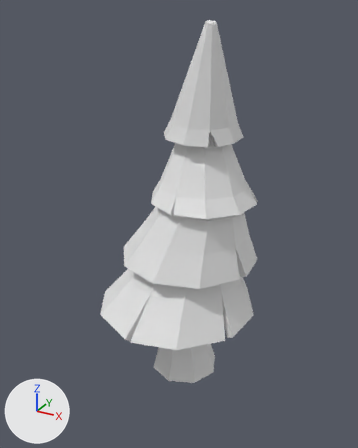
The FBX model Assets/Art/Models/Pine.fbx as it was, and as the next commit left it.
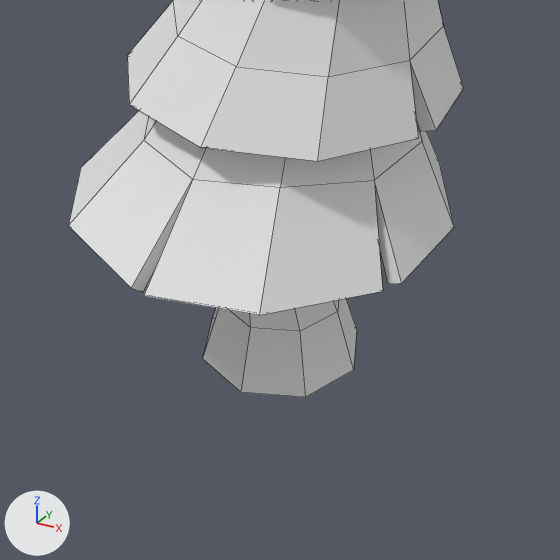
Each version appears first whole from a camera (50 mm lens) standing at (4.55, -8.56, 7.89) and looking at (-0.16, 0.01, 3.61), and next in a close-up on the part from 20% to 83% of the width and 50% to 100% of the height. Every picture has the same lights, and +X, +Y and +Z are marked at lower left. The first two pictures are the older version. The close-ups show mesh edges as thin lines. Where no turn or scale is listed for an object, it has been applied to the vertices.
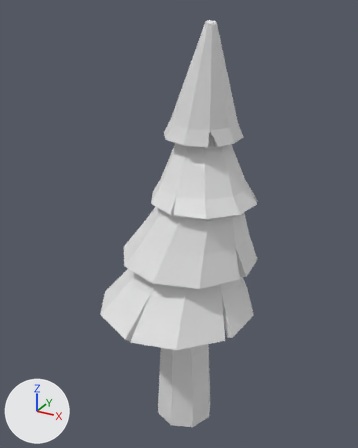
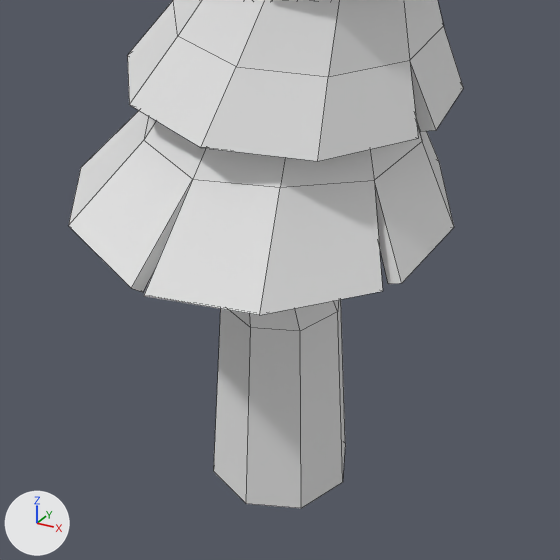
Boxes [x1, y1, x2, y2] around the edits, measured in the close-ups (560 x 560 px):
```json
{"object": "Cylinder", "change": "reshaped", "before": [203, 298, 357, 397], "after": [214, 299, 345, 508]}
```

Edits to the scene script, one JSON object a line:
```json
{"block": "me_cylinder", "where": "# used by ob_cylinder; location = (0.0, 0.0, 1.01)"}
{"op": "remove", "block": "me_cylinder", "code": "me_cylinder.from_pydata(...)  # 56 vertices, 50 faces; spans x -0.77..0.77, y -0.77..0.77, z -1.0..6.52"}
{"op": "add", "block": "me_cylinder", "code": "me_cylinder.from_pydata(...)  # 56 vertices, 50 faces; spans x -0.7..0.73, y -0.7..0.7, z -2.43..6.52"}
{"block": "me_cylinder", "change": "me_cylinder part 1"}
{"op": "set", "path": "me_cylinder.vertices[0].co", "old": "(0.0, 0.77, -1.0)", "new": "(0.0, 0.7, -2.43)"}
{"op": "set", "path": "me_cylinder.vertices[2].co", "old": "(0.55, 0.55, -1.0)", "new": "(0.49, 0.49, -2.43)", "note": "pixel (356, 329) -> pixel (345, 443)"}
{"op": "set", "path": "me_cylinder.vertices[4].co", "old": "(0.77, 0.0, -1.0)", "new": "(0.7, 0.0, -2.43)", "note": "pixel (353, 369) -> pixel (342, 482)"}
{"op": "set", "path": "me_cylinder.vertices[6].co", "old": "(0.55, -0.55, -1.0)", "new": "(0.49, -0.49, -2.43)", "note": "pixel (305, 397) -> pixel (301, 508)"}
{"op": "set", "path": "me_cylinder.vertices[8].co", "old": "(0.0, -0.77, -1.0)", "new": "(0.0, -0.7, -2.43)", "note": "pixel (241, 392) -> pixel (246, 503)"}
{"op": "set", "path": "me_cylinder.vertices[10].co", "old": "(-0.55, -0.55, -1.0)", "new": "(-0.49, -0.49, -2.43)", "note": "pixel (202, 358) -> pixel (213, 471)"}
{"op": "set", "path": "me_cylinder.vertices[12].co", "old": "(-0.77, 0.0, -1.0)", "new": "(-0.7, 0.0, -2.43)", "note": "pixel (212, 318) -> not seen"}
{"op": "set", "path": "me_cylinder.vertices[14].co", "old": "(-0.55, 0.55, -1.0)", "new": "(-0.49, 0.49, -2.43)"}
```
